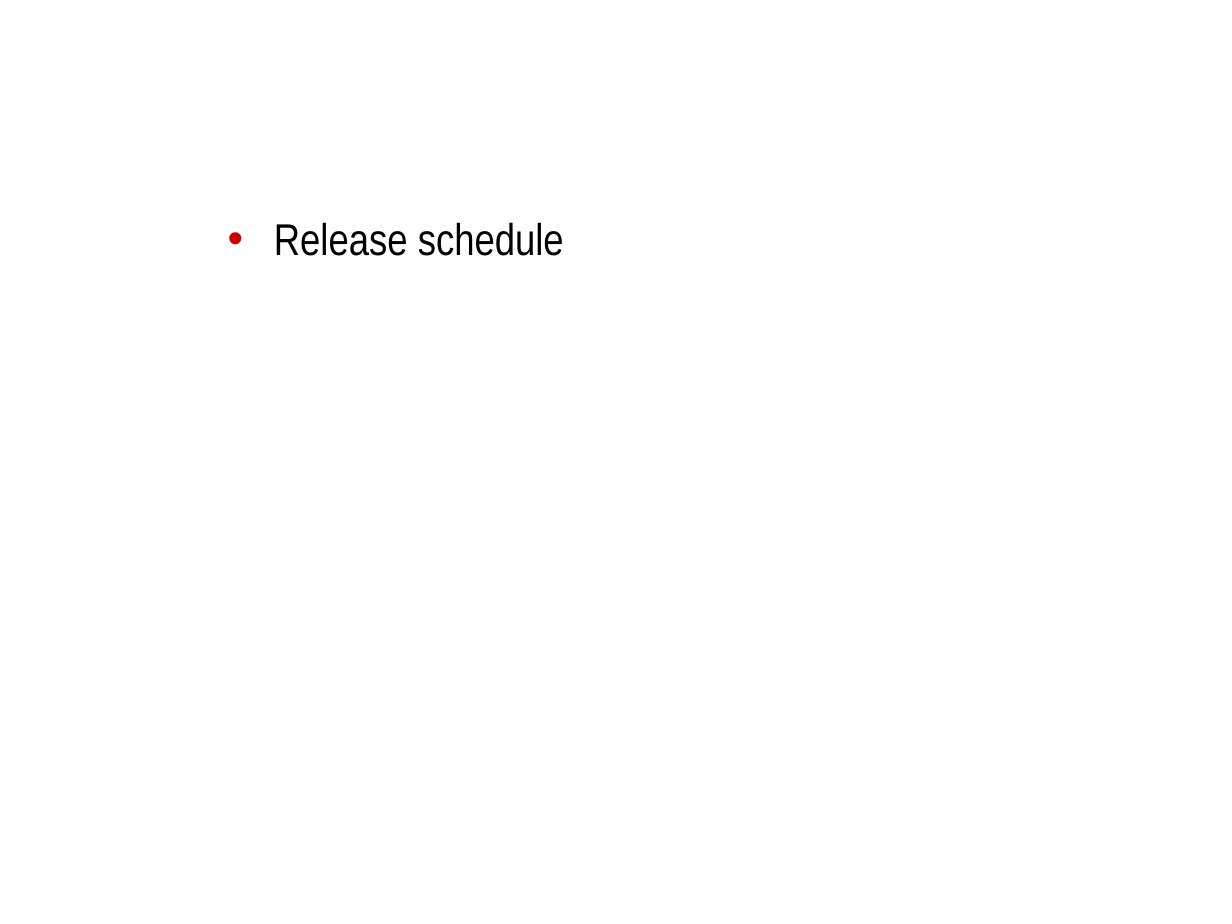
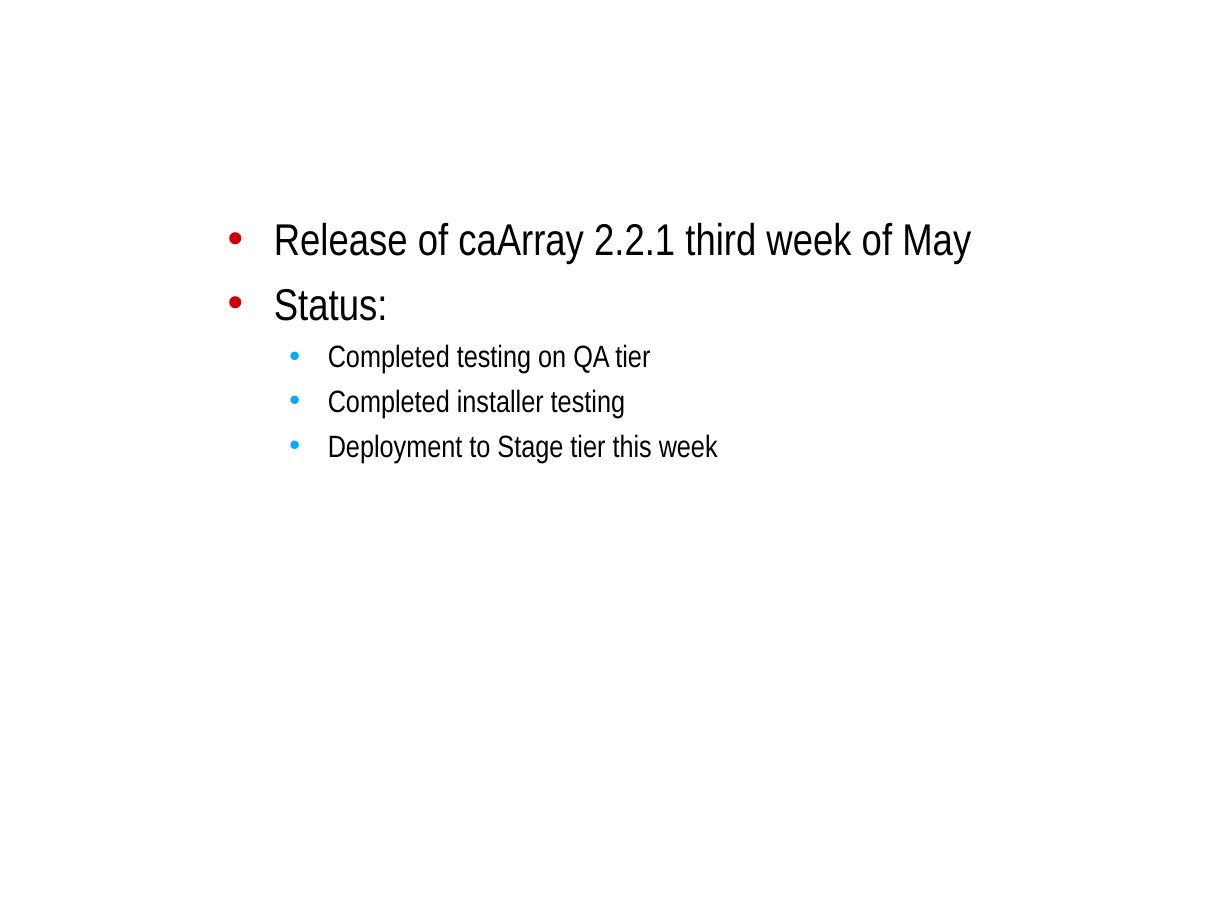
Before and after one commit to NCIP/caarray-docs, a slide deck: slide 4 of project_management/open_meetings/caArray User Community Meeting 2009.05.06.ppt. Drawn at 1232x924 pixels with LibreOffice and Linux fonts; fonts in the diff are those of the drawing; background and template pictures are left out. Boxes give left, top, right and bottom in pixels: in the first picture for what was removed or moved away, otherwise in the second. Text is boxed around its words. In the diff, an @@ line names an element or a change of style, - is before the commit and + after.

Commit message:
updated the monthly user's meeting presentation with 2.2.1 status and 2.2.0 installer patch information.

```diff
--- a/project_management/open_meetings/caArray User Community Meeting 2009.05.06.ppt
+++ b/project_management/open_meetings/caArray User Community Meeting 2009.05.06.ppt
@@ text at (x1=274, y1=222, x2=971, y2=463): text changed; size 26 to 18 pt @@
-• Release schedule
+• Release of caArray 2.2.1 third week of May
+• Status:
+  • Completed testing on QA tier
+  • Completed installer testing
+  • Deployment to Stage tier this week
```
Also in this commit, not shown: 1 other slide changed.
